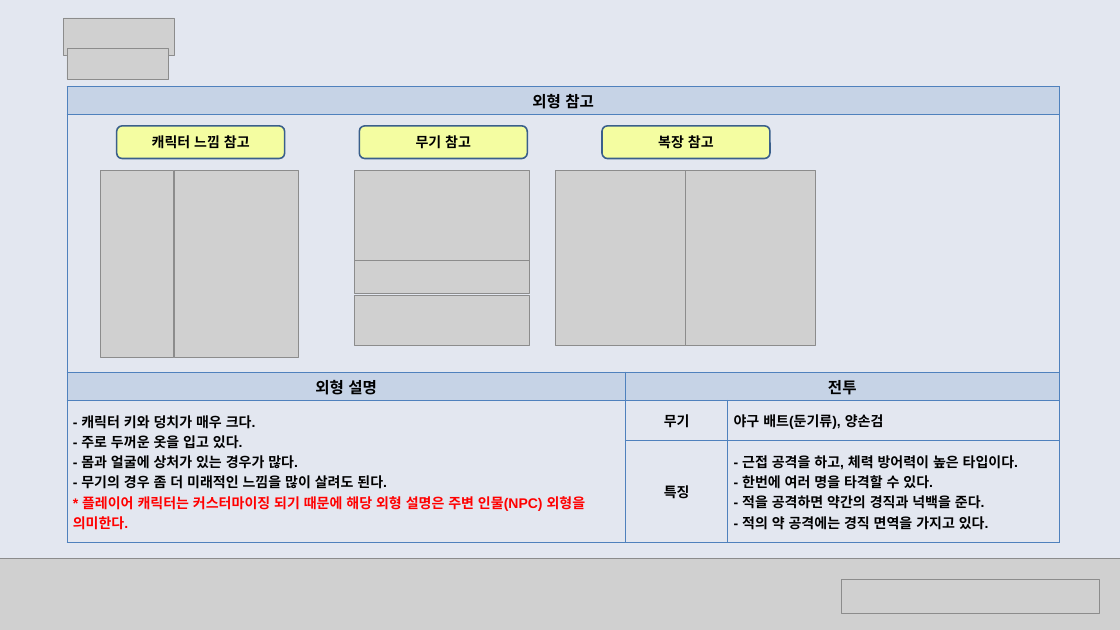
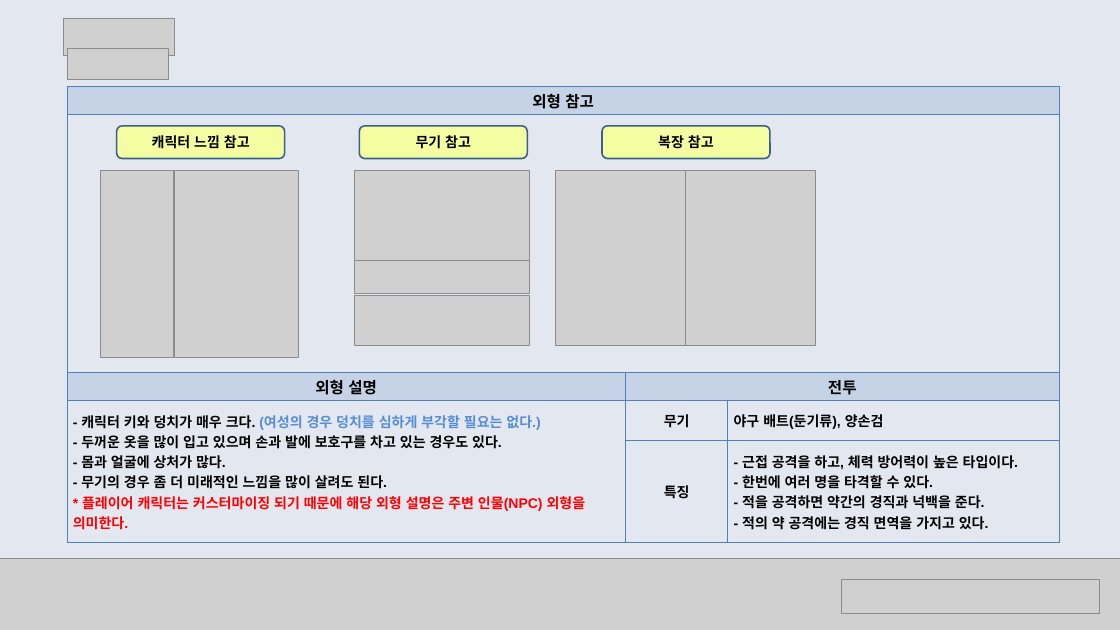
Before and after one commit to burperring/Gameproposal, a slide deck: slide 4 of 기획서/PROJECT_DC 전투 타입 컨셉 기획서.pptx. Drawn at 1120x630 pixels with LibreOffice and Linux fonts; fonts in the diff are those of the drawing; grey boxes stand for pictures. Boxes give left, top, right and bottom in pixels: in the first picture for what was removed or moved away, otherwise in the second. Text is boxed around its words. In the diff, an @@ line names an element or a change of style, - is before the commit and + after.

```diff
--- a/기획서/PROJECT_DC 전투 타입 컨셉 기획서.pptx
+++ b/기획서/PROJECT_DC 전투 타입 컨셉 기획서.pptx
@@ table at <box>67,87,1060,539</box> @@
-row 4, column 1: - 캐릭터 키와 덩치가 매우 크다. / - 주로 두꺼운 옷을 입고 있다. / - 몸과 얼굴에 상처가 있는 경우가 많다. / - 무기의 경우 좀 더 미래적인 느낌을 많이 살려도 된다. / * 플레이어 캐릭터는 커스터마이징 되기 때문에 해당 외형 설명은 주변 인물(NPC) 외형을 의미한다.
+row 4, column 1: - 캐릭터 키와 덩치가 매우 크다. (여성의 경우 덩치를 심하게 부각할 필요는 없다.) / - 두꺼운 옷을 많이 입고 있으며 손과 발에 보호구를 차고 있는 경우도 있다. / - 몸과 얼굴에 상처가 많다. / - 무기의 경우 좀 더 미래적인 느낌을 많이 살려도 된다. / * 플레이어 캐릭터는 커스터마이징 되기 때문에 해당 외형 설명은 주변 인물(NPC) 외형을 의미한다.
```
Also in this commit, not shown: 3 other slides changed, 1 slide removed.
